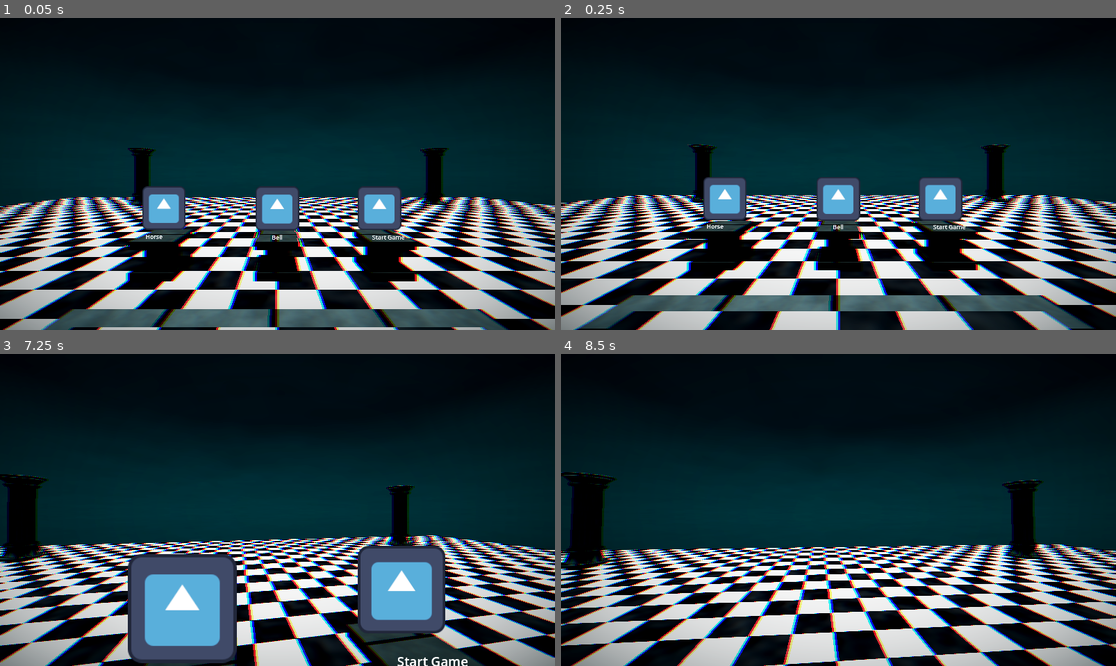
Above: before the commit, frames 1-4 (two rows, left to right).
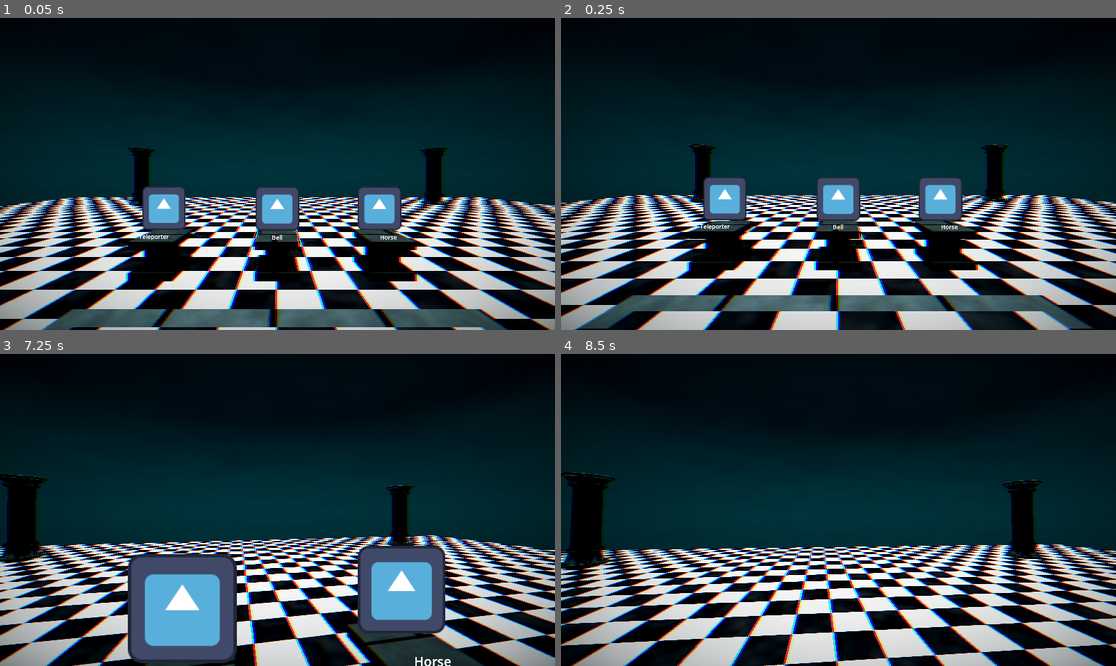
Above: after the commit, the same moments.

Repository: moonwavestudios/Voidscape
Game: Godot game, scene res://main.tscn
The game is run twice, just before and just after one commit, with the same random seed, the same clock (stepped at 60 frames per second) and the same inputs. The engine's default icon, where the game draws it, is replaced by a stand-in: a white triangle on a blue panel in a dark square.
Inputs (mouse positions are in pixels of both pictures, inside the frame that each line leads up to):
- Up to frame 1 (0.05 s): no input
- Up to frame 2 (0.25 s): no input
- Up to frame 3 (7.25 s): tap Enter (ui_accept) at 0.5, 0.77, 1.52, 3.02, 3.77, 4.52, 5.75, 6.02, 6.5, 6.77 s; move the mouse to (305, 510) at 0.52 s; hold Up (ui_up) 0.53-5.78 s; tap E (dash) at 0.6, 1.35, 2.3, 2.85, 3.6, 4.55, 5.1, 5.85, 6.8 s; tap F (interact) at 1.25, 2.1, 4.35, 6.6 s; move the mouse to (249, 510) at 1.27 s; move the mouse to (288, 503) at 2.02 s; move the mouse to (271, 516) at 2.77 s; move the mouse to (316, 513) at 3.52 s; move the mouse to (233, 506) at 4.27 s; move the mouse to (283, 510) at 5.02 s; move the mouse to (255, 503) at 5.77 s; hold Right (ui_right) 5.78-6.53 s; move the mouse to (305, 510) at 6.52 s; hold Up (ui_up) from 6.53 s (still down)
- Up to frame 4 (8.5 s): keep holding Up (ui_up); move the mouse to (810, 510) at 7.27 s; tap E (dash) at 7.35, 8.1 s; tap Enter (ui_accept) at 7.52, 8 s; move the mouse to (849, 503) at 8.02 s

The runs differ from the first frame. In frame 1, less than 0.1% of the frame differs, in the area x 25-73%, y 69-72%; in frame 2, less than 0.1%; in frame 3, 0.2%, in the area x 71-85%, y 97-100%; in frame 4, nothing differs.

Commit message:
added new entities

Diff:
--- a/scripts/active_modifiers.gd
+++ b/scripts/active_modifiers.gd
@@ -23,6 +23,9 @@
 	"Threats" = {
 		"Horse": "Jumps around the map, creating massive shockwaves when landing. just be careful and don't stand still",
 		"Bell": "Ringing the bell will throw you into the air, but be careful and don't ring it too many times",
+		"Goober": "Goober will try to dash towards you with a loud noise and an indicator. don't get hit",
+		"Teleporter": "He will teleport in front of you with a sound indicator. Just go the other way once he does.",
+		"Someone": "Don't move when he looks at you."
 	}
 }
 
